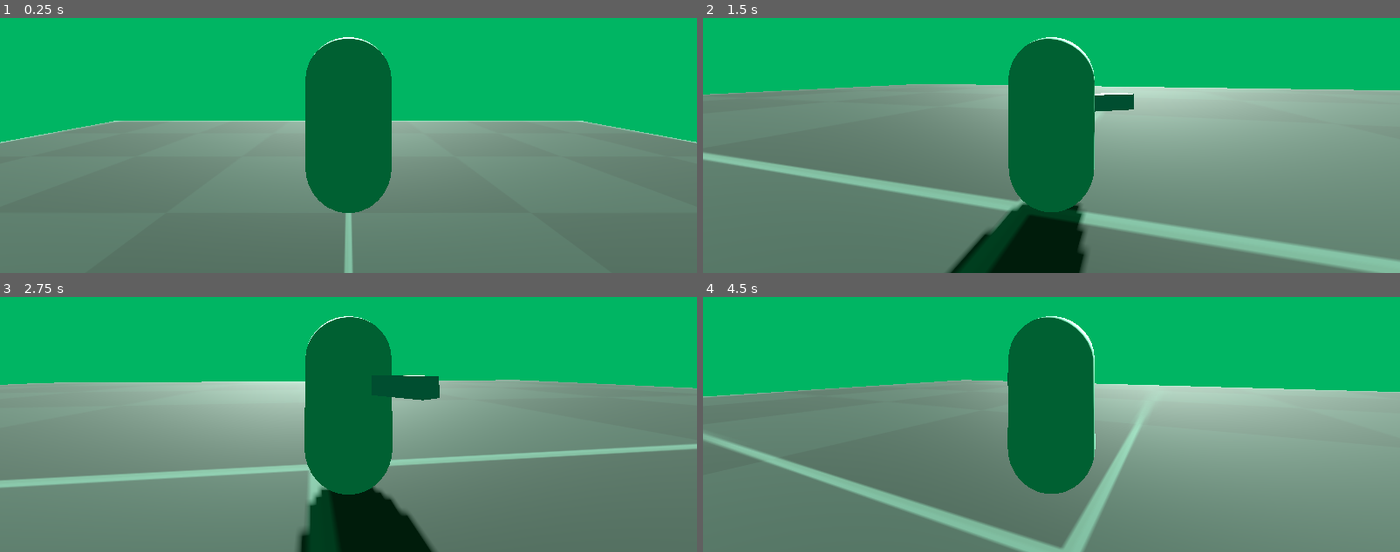
Above: before the commit, frames 1-4 (two rows, left to right).
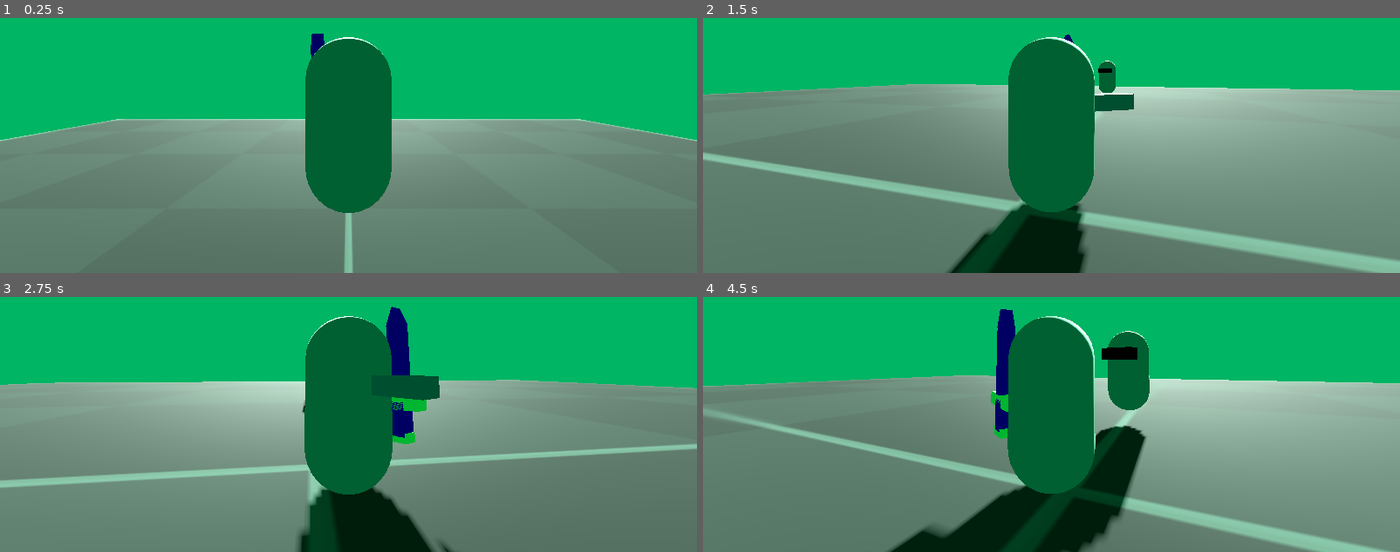
Above: after the commit, the same moments.

Repository: BogChampButAbetterDev/AST
Game: Godot game, scene res://Scenes/world.tscn
Same seed, same stepped clock (60 frames per second), same inputs: the game is played once before the commit and once after it.
Inputs (mouse positions are in pixels of both pictures, inside the frame that each line leads up to):
- Up to frame 1 (0.25 s): no input
- Up to frame 2 (1.5 s): tap Enter (ui_accept) at 0.5, 0.77 s; move the mouse to (1086, 76) at 0.52 s; tap A (a) at 0.6 s; tap D (d) at 0.8, 1.35 s; move the mouse to (1016, 79) at 1.27 s
- Up to frame 3 (2.75 s): tap Enter (ui_accept) at 1.52 s; tap S (s) at 1.55, 2.1 s; move the mouse to (362, 350) at 2.02 s; hold Shift (sprint) from 2.03 s (still down)
- Up to frame 4 (4.5 s): tap Enter (ui_accept) at 2.75, 3.02, 3.77 s; move the mouse to (1044, 363) at 2.77 s; release Shift (sprint) at 2.78 s; tap Shift (sprint) at 2.85 s; tap W (w) at 3.05, 3.6 s; move the mouse to (1100, 360) at 3.52 s; tap A (a) at 3.8, 4.35 s; move the mouse to (995, 353) at 4.27 s

The runs differ from the first frame. In frame 1, 1.0% of the frame differs, in the area x 0-100%, y 6-50%; in frame 2, 0.3%; in frame 3, 1.4%; in frame 4, 17%, in the area x 0-100%, y 4-100%.

Commit message:
Added an enemy and a sword

Diff:
--- /dev/null
+++ b/Scenes/Actor Scenes/Enemy.gd
@@ -0,0 +1,36 @@
+extends CharacterBody3D
+
+var speed = 3.0
+@onready var target = $"../Player"
+@onready var body = $body
+var health = 10
+
+const LERP_VAL = .15
+
+func _ready():
+	events.enemy_damaged.connect(damage)
+
+func _physics_process(delta):
+	var target_direction = (target.transform.origin - transform.origin).normalized()
+	var desired_rotation = atan2(-target_direction.z, target_direction.x)
+
+	if target == null: get_tree().get_nodes_in_group("Player")[0]
+
+	if not is_on_floor():
+		velocity.y -= 15 * delta
+
+	if target != null:
+		velocity = transform.origin.direction_to(target.transform.origin) * speed
+
+		if velocity:
+			body.rotation.y = lerp_angle(body.rotation.y, desired_rotation, LERP_VAL)
+
+		move_and_slide()
+
+func _process(delta):
+	print(health)
+	if health == 0:
+		self.queue_free()
+
+func damage():
+	health -= 2
--- /dev/null
+++ b/Scenes/Actor Scenes/Enemy.tscn
@@ -0,0 +1,31 @@
+[gd_scene load_steps=6 format=3 uid="uid://ct1krnn3le2we"]
+
+[ext_resource type="Script" path="res://Scenes/Actor Scenes/Enemy.gd" id="1_vahkp"]
+
+[sub_resource type="CapsuleMesh" id="CapsuleMesh_o3a6j"]
+
+[sub_resource type="BoxMesh" id="BoxMesh_5byip"]
+
+[sub_resource type="StandardMaterial3D" id="StandardMaterial3D_1ixf0"]
+albedo_color = Color(0, 0, 0, 1)
+
+[sub_resource type="CapsuleShape3D" id="CapsuleShape3D_wh25n"]
+
+[node name="Enemy" type="CharacterBody3D" groups=["enemy"]]
+script = ExtResource("1_vahkp")
+
+[node name="body" type="Node3D" parent="."]
+
+[node name="MeshInstance3D" type="MeshInstance3D" parent="body"]
+mesh = SubResource("CapsuleMesh_o3a6j")
+skeleton = NodePath("../..")
+
+[node name="MeshInstance3D2" type="MeshInstance3D" parent="body"]
+transform = Transform3D(-0.0408434, 0, -0.550469, 0, 0.272241, 0, 0.711813, 0, -0.0315856, -0.516157, 0.400273, -0.0255547)
+mesh = SubResource("BoxMesh_5byip")
+skeleton = NodePath("../..")
+surface_material_override/0 = SubResource("StandardMaterial3D_1ixf0")
+
+[node name="CollisionShape3D" type="CollisionShape3D" parent="."]
+transform = Transform3D(0.999987, 0, 0.00511379, 0, 1, 0, -0.00511379, 0, 0.999987, 0, 0, 0)
+shape = SubResource("CapsuleShape3D_wh25n")
--- a/Scenes/Actor Scenes/Player.tscn
+++ b/Scenes/Actor Scenes/Player.tscn
@@ -1,6 +1,7 @@
-[gd_scene load_steps=6 format=3 uid="uid://bopgh5r2ukh5q"]
+[gd_scene load_steps=7 format=3 uid="uid://bopgh5r2ukh5q"]
 
 [ext_resource type="Script" path="res://Scripts/Player.gd" id="1_jsx6u"]
+[ext_resource type="PackedScene" uid="uid://bdwyhl8qkconc" path="res://Scenes/Sword.tscn" id="2_o1xol"]
 
 [sub_resource type="CapsuleMesh" id="CapsuleMesh_c2jvu"]
 
@@ -11,7 +12,7 @@
 
 [sub_resource type="CapsuleShape3D" id="CapsuleShape3D_fjen7"]
 
-[node name="Player" type="CharacterBody3D"]
+[node name="Player" type="CharacterBody3D" groups=["Player"]]
 script = ExtResource("1_jsx6u")
 
 [node name="body" type="MeshInstance3D" parent="."]
@@ -21,6 +22,9 @@
 transform = Transform3D(-0.0341669, 0, -0.259561, 0, 0.195918, 0, 0.999416, 0, -0.00887355, -0.00961313, 0.218801, 0.567308)
 mesh = SubResource("BoxMesh_juok2")
 surface_material_override/0 = SubResource("StandardMaterial3D_nrj5k")
+
+[node name="Sword" parent="body" instance=ExtResource("2_o1xol")]
+transform = Transform3D(0.0343648, 0.00228142, 0.729744, -0.0395565, 0.729484, -0.000417821, -0.728674, -0.0394928, 0.034438, 0.400594, 0, 0.449102)
 
 [node name="CollisionShape3D" type="CollisionShape3D" parent="."]
 shape = SubResource("CapsuleShape3D_fjen7")
@@ -33,7 +37,3 @@
 spring_length = 3.0
 
 [node name="Camera3D" type="Camera3D" parent="Spring Arm Pivot/SpringArm3D"]
-
-[node name="sprint_timer" type="Timer" parent="."]
-
-[connection signal="timeout" from="sprint_timer" to="." method="_on_sprint_timer_timeout"]
--- /dev/null
+++ b/Scenes/Sword.tscn
@@ -0,0 +1,108 @@
+[gd_scene load_steps=12 format=3 uid="uid://bdwyhl8qkconc"]
+
+[ext_resource type="Script" path="res://Scripts/Sword.gd" id="1_ncq7q"]
+
+[sub_resource type="StandardMaterial3D" id="StandardMaterial3D_woj11"]
+albedo_color = Color(1, 1, 0.52549, 1)
+
+[sub_resource type="BoxMesh" id="BoxMesh_kijdk"]
+
+[sub_resource type="StandardMaterial3D" id="StandardMaterial3D_hyjwj"]
+albedo_color = Color(1, 0, 1, 1)
+
+[sub_resource type="StandardMaterial3D" id="StandardMaterial3D_mu8yj"]
+albedo_color = Color(1, 0, 1, 1)
+
+[sub_resource type="PrismMesh" id="PrismMesh_6q5by"]
+
+[sub_resource type="StandardMaterial3D" id="StandardMaterial3D_o7cuq"]
+albedo_color = Color(1, 0, 1, 1)
+
+[sub_resource type="CapsuleShape3D" id="CapsuleShape3D_k0qnn"]
+
+[sub_resource type="Animation" id="Animation_vfqgh"]
+resource_name = "slash"
+length = 0.8
+tracks/0/type = "value"
+tracks/0/imported = false
+tracks/0/enabled = true
+tracks/0/path = NodePath("sword pivot:rotation")
+tracks/0/interp = 1
+tracks/0/loop_wrap = true
+tracks/0/keys = {
+"times": PackedFloat32Array(0, 0.2, 0.4, 0.6),
+"transitions": PackedFloat32Array(1, 1, 1, 1),
+"update": 0,
+"values": [Vector3(0, 0, 0), Vector3(0, 0, 1.21649), Vector3(0, 0, 1.62141), Vector3(0, 0, 0)]
+}
+
+[sub_resource type="Animation" id="Animation_eqeqc"]
+length = 0.001
+tracks/0/type = "value"
+tracks/0/imported = false
+tracks/0/enabled = true
+tracks/0/path = NodePath("sword pivot:rotation")
+tracks/0/interp = 1
+tracks/0/loop_wrap = true
+tracks/0/keys = {
+"times": PackedFloat32Array(0),
+"transitions": PackedFloat32Array(1),
+"update": 0,
+"values": [Vector3(0, 0, 0)]
+}
+
+[sub_resource type="AnimationLibrary" id="AnimationLibrary_pstik"]
+_data = {
+"RESET": SubResource("Animation_eqeqc"),
+"slash": SubResource("Animation_vfqgh")
+}
+
+[node name="StaticBody3D" type="StaticBody3D"]
+script = ExtResource("1_ncq7q")
+
+[node name="sword pivot" type="Node3D" parent="."]
+transform = Transform3D(1, 0, 0, 0, 1, 0, 0, 0, 1, 0, 0, 0)
+
+[node name="MeshInstance3D" type="MeshInstance3D" parent="sword pivot"]
+transform = Transform3D(0.771181, 0, 0, 0, 0.214282, 0, 0, 0, 0.218059, 0, 0, 0)
+material_override = SubResource("StandardMaterial3D_woj11")
+mesh = SubResource("BoxMesh_kijdk")
+skeleton = NodePath("../..")
+
+[node name="MeshInstance3D5" type="MeshInstance3D" parent="sword pivot"]
+transform = Transform3D(0.291484, 0, 0, 0, 0.147858, 0, 0, 0, 0.218059, 0, -0.523742, 0)
+material_override = SubResource("StandardMaterial3D_woj11")
+mesh = SubResource("BoxMesh_kijdk")
+skeleton = NodePath("../..")
+
+[node name="MeshInstance3D2" type="MeshInstance3D" parent="sword pivot"]
+transform = Transform3D(0.254752, 0, 0, 0, 1.15966, 0, 0, 0, 0.218059, 0, 0.671332, 0)
+mesh = SubResource("BoxMesh_kijdk")
+skeleton = NodePath("../..")
+surface_material_override/0 = SubResource("StandardMaterial3D_hyjwj")
+
+[node name="MeshInstance3D4" type="MeshInstance3D" parent="sword pivot"]
+transform = Transform3D(0.254752, 0, 0, 0, 0.520934, 0, 0, 0, 0.218059, 0, -0.245026, 0)
+mesh = SubResource("BoxMesh_kijdk")
+skeleton = NodePath("../..")
+surface_material_override/0 = SubResource("StandardMaterial3D_mu8yj")
+
+[node name="MeshInstance3D3" type="MeshInstance3D" parent="sword pivot"]
+transform = Transform3D(0.271045, 0, 0, 0, 0.291581, 0, 0, 0, 0.214227, 0.00679323, 1.37695, 0.0049336)
+mesh = SubResource("PrismMesh_6q5by")
+skeleton = NodePath("../..")
+surface_material_override/0 = SubResource("StandardMaterial3D_o7cuq")
+
+[node name="Area3D" type="Area3D" parent="."]
+transform = Transform3D(0.377964, 0, 0, 0, 1.10271, 0, 0, 0, 0.357767, 0, 0.411267, 0)
+
+[node name="CollisionShape3D" type="CollisionShape3D" parent="Area3D"]
+shape = SubResource("CapsuleShape3D_k0qnn")
+
+[node name="AnimationPlayer" type="AnimationPlayer" parent="."]
+libraries = {
+"": SubResource("AnimationLibrary_pstik")
+}
+
+[connection signal="body_entered" from="Area3D" to="." method="_on_area_3d_body_entered"]
+[connection signal="animation_finished" from="AnimationPlayer" to="." method="_on_animation_player_animation_finished"]
--- a/Scenes/world.tscn
+++ b/Scenes/world.tscn
@@ -1,7 +1,8 @@
-[gd_scene load_steps=8 format=3 uid="uid://wr75r0en33tf"]
+[gd_scene load_steps=9 format=3 uid="uid://wr75r0en33tf"]
 
 [ext_resource type="Texture2D" uid="uid://c3scemxyjn4al" path="res://Textures/texture_07.png" id="1_15eoo"]
 [ext_resource type="PackedScene" uid="uid://bopgh5r2ukh5q" path="res://Scenes/Actor Scenes/Player.tscn" id="1_iqlxy"]
+[ext_resource type="PackedScene" uid="uid://ct1krnn3le2we" path="res://Scenes/Actor Scenes/Enemy.tscn" id="3_ot0sp"]
 
 [sub_resource type="StandardMaterial3D" id="StandardMaterial3D_4no8p"]
 albedo_texture = ExtResource("1_15eoo")
@@ -41,3 +42,6 @@
 
 [node name="Player" parent="." instance=ExtResource("1_iqlxy")]
 transform = Transform3D(1, 0, 0, 0, 1, 0, 0, 0, 1, 0, 5.37318, 0)
+
+[node name="Enemy" parent="." instance=ExtResource("3_ot0sp")]
+transform = Transform3D(-0.995302, 0, 0.0968186, 0, 1, 0, -0.0968186, 0, -0.995302, 0, 1.01601, 17.3581)
--- a/Scripts/Player.gd
+++ b/Scripts/Player.gd
@@ -12,6 +12,7 @@
 @onready var body = $body
 @onready var spring_arm_pivot = $"Spring Arm Pivot"
 @onready var spring_arm = $"Spring Arm Pivot/SpringArm3D"
+@onready var sword = $Sword
 
 func _ready():
 	Input.set_mouse_mode(Input.MOUSE_MODE_CAPTURED)
@@ -25,6 +26,9 @@
 		spring_arm.rotate_x(-event.relative.y * MOUSE_SENSITIVITY)
 
 		spring_arm.rotation.x = clamp(spring_arm.rotation.x, -PI/2, -PI/-2)
+
+	if event is InputEventMouseButton:
+		events.emit_signal("slash")
 
 func _physics_process(delta):
 	if not is_on_floor():
--- /dev/null
+++ b/Scripts/Sword.gd
@@ -0,0 +1,13 @@
+extends StaticBody3D
+
+var check_valid_damage = false
+
+func _ready():
+	events.slash.connect(sword_slashed)
+
+func sword_slashed():
+	$AnimationPlayer.play("slash")
+
+func _on_area_3d_body_entered(body):
+	if body.is_in_group("enemy"):
+		events.emit_signal("enemy_damaged")
--- /dev/null
+++ b/Scripts/event_bus.gd
@@ -0,0 +1,4 @@
+extends Node
+
+signal slash
+signal enemy_damaged
--- a/project.godot
+++ b/project.godot
@@ -14,6 +14,10 @@
 run/main_scene="res://Scenes/world.tscn"
 config/features=PackedStringArray("4.1", "Forward Plus")
 config/icon="res://icon.svg"
+
+[autoload]
+
+events="*res://Scripts/event_bus.gd"
 
 [input]
 
@@ -47,3 +51,7 @@
 "events": [Object(InputEventKey,"resource_local_to_scene":false,"resource_name":"","device":-1,"window_id":0,"alt_press …(182 unchanged characters)…
 ]
 }
+
+[physics]
+
+3d/default_gravity=15.0
